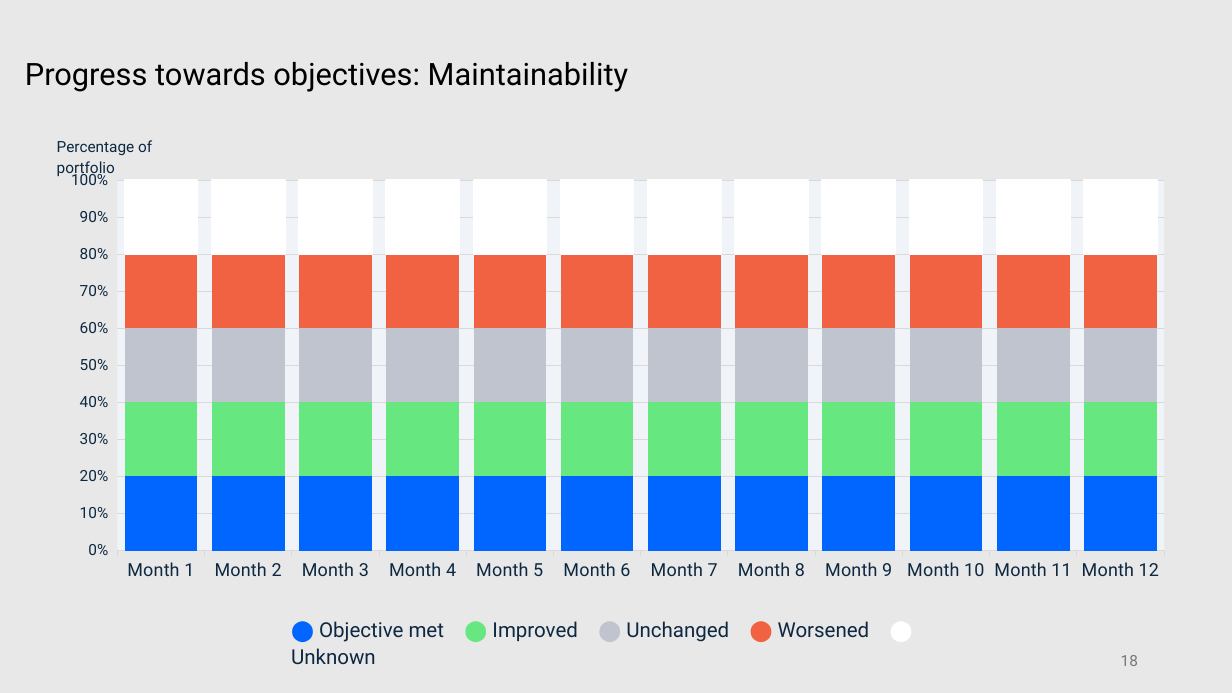
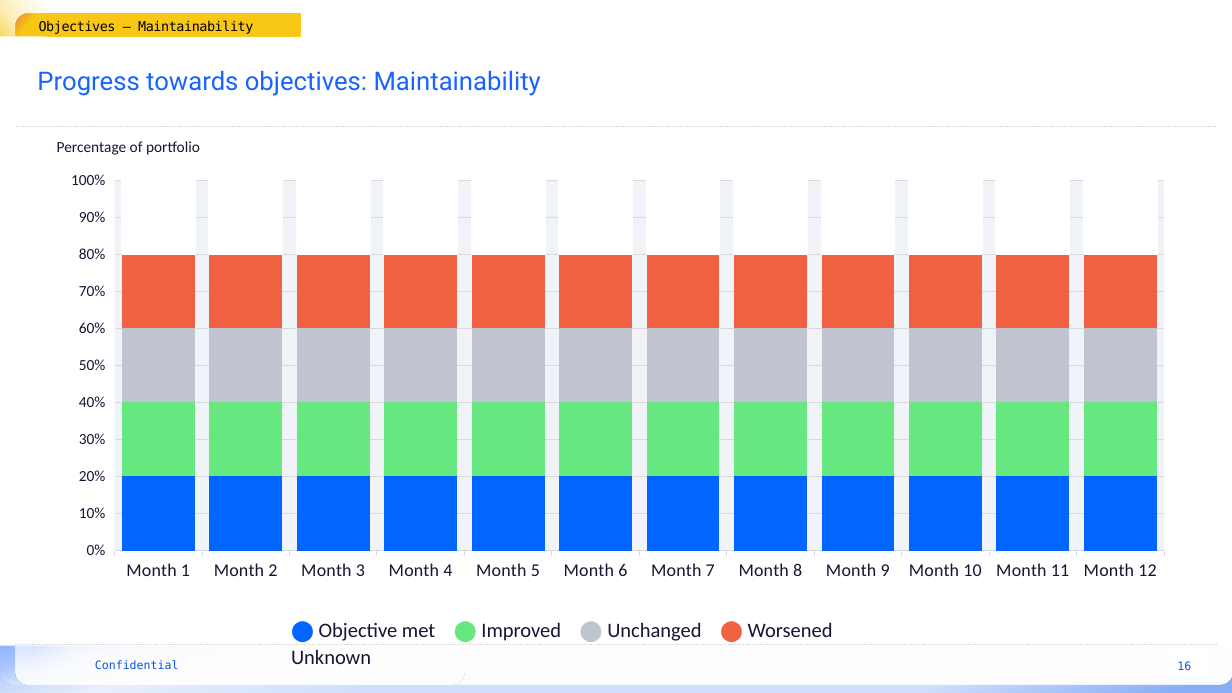
Before and after one commit to mardibiase/sigrid-integrations, a slide deck: slide 16 of report-generator/src/report_generator/presets/templates/portfolio-overview.pptx (slide 18 before the commit). Drawn at 1232x693 pixels with LibreOffice and Linux fonts; fonts in the diff are those of the drawing; background and template pictures are left out. Boxes give left, top, right and bottom in pixels: in the first picture for what was removed or moved away, otherwise in the second. Text is boxed around its words. In the diff, an @@ line names an element or a change of style, - is before the commit and + after.

```diff
--- a/report-generator/src/report_generator/presets/templates/portfolio-overview.pptx
+++ b/report-generator/src/report_generator/presets/templates/portfolio-overview.pptx
@@ background #E8E8E8 to #FFFFFF @@
@@ rectangle added at (0,0,140,43), fill gradient #F8C716 @@
@@ rounded rectangle added at (16,13,128,52), fill gradient #E88C36 to #F8C716 @@
@@ text added at (39,13,300,36), fill gradient #F8C716 to #F9C716, 10.5 pt, text #000000 @@
+Objectives – Maintainability
@@ rectangle added at (0,36,287,67), fill #FFFFFF @@
@@ title "Progress towards objectives: Maintainability": place and size @@
-title "Progress towards objectives: Maintainability" at (25,62,629,92)
+title "Progress towards objectives: Maintainability" at (37,70,541,96)
@@ title "Progress towards objectives: Maintainability" at (37,70,541,96): size 24 to 20 pt, text colour #000000 to #1864FF; line spacing 0.9 to 1 @@
@@ line added from (1216, 127) to (16, 127), #D3D3D3 0.75 pt dashed @@
@@ text "Percentage of portfolio" at (57,141,200,155): font Roboto to Calibri, text colour #0E2841 to #151632 @@
@@ column stacked 100% chart at (48,163,1187,591) @@
@@ category axis changed @@
@@ value axis changed @@
@@ lettering changed @@
@@ rectangle added at (0,486,1232,646), fill #FFFFFF @@
@@ text "⬤ Objective met ⬤ Improved ..." at (291,622,833,664): font Roboto to Calibri; text colour #0E2841 to #151632 in "Objective met Improved Unchanged Worsened Unknown" @@
@@ rectangle added at (0,640,1232,693), fill gradient #B8CEF9 to #E7EFFD to #CFDEFB to #88ADF5 @@
@@ rounded rectangle added at (0,631,1232,685), fill gradient #74A2FF to #E7EFFD to #FFFFFF @@
@@ line added from (15, 645) to (1218, 645), #D3D3D3 0.75 pt dashed @@
@@ rounded rectangle added at (16,632,448,685), fill gradient #FFFFFF @@
@@ rounded rectangle added at (32,632,465,685), fill gradient #FFFFFF @@
@@ page number removed at (1121,655,1138,666) @@
-18
@@ rectangle added at (1166,650,1212,677), fill #FFFFFF @@
@@ text added at (95,660,179,669), 9 pt, text #0B54E6 @@
+Confidential
@@ page number added at (1177,661,1191,670), 9 pt, text #0B54E6 @@
+16
```
Also in this commit, not shown: 29 other slides changed, 7 slides added, 4 slides removed, 1 other file.
